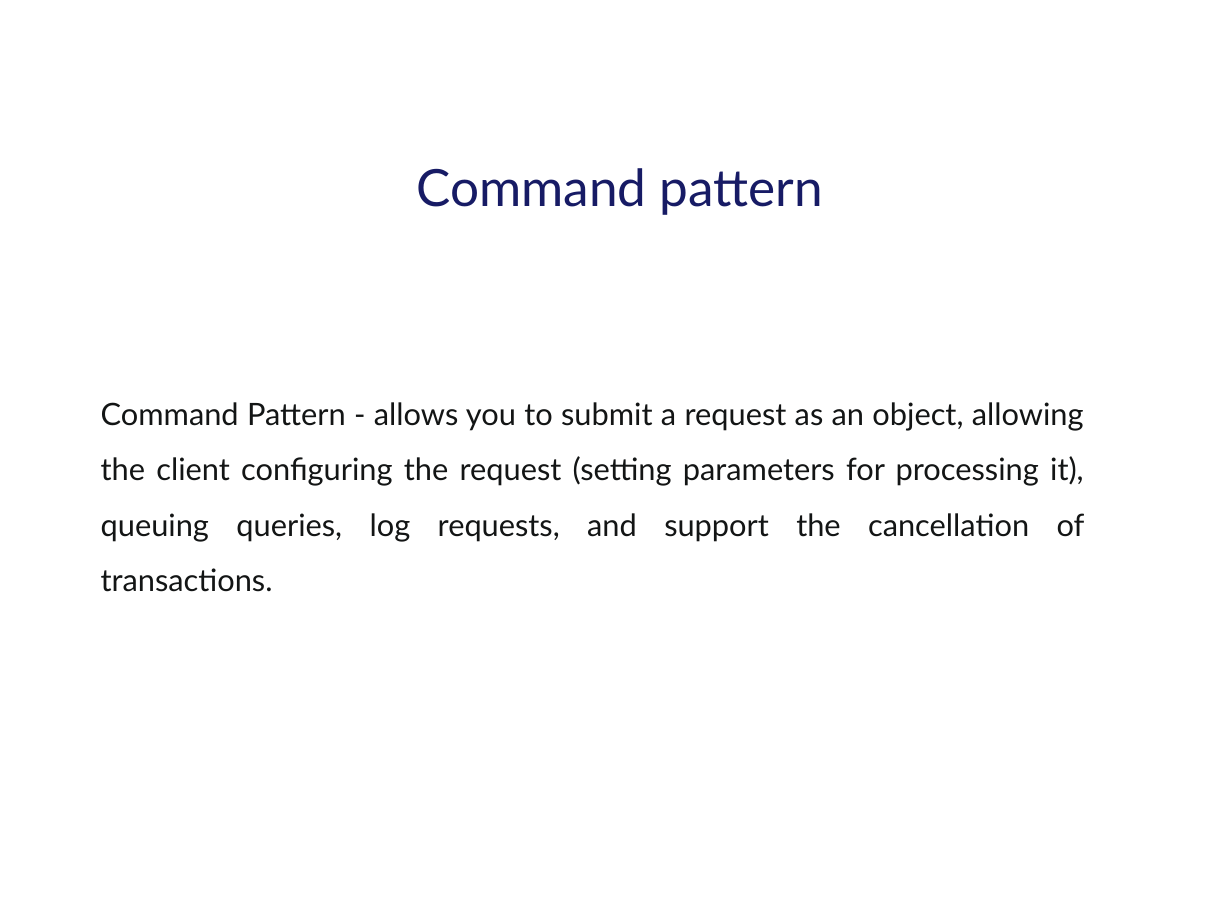
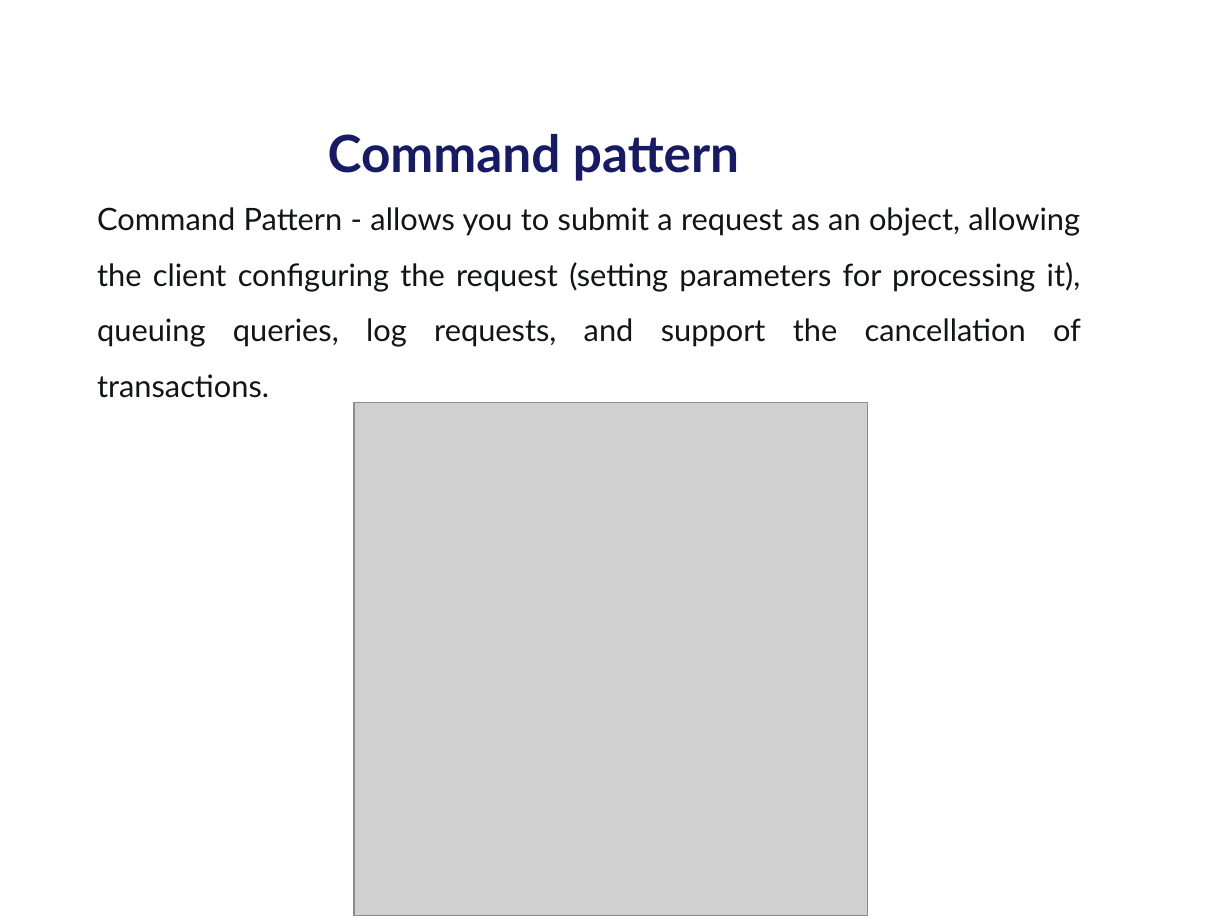
Before and after one commit to tarasiscom/Lv-273, a slide deck: slide 2 of education/Command and Visitor patterns.pptx. Drawn at 1232x924 pixels with LibreOffice and Linux fonts; fonts in the diff are those of the drawing; grey boxes stand for pictures; background and template pictures are left out. Boxes give left, top, right and bottom in pixels: in the first picture for what was removed or moved away, otherwise in the second. Text is boxed around its words. In the diff, an @@ line names an element or a change of style, - is before the commit and + after.

Commit message:
Command and Visitor patterns

```diff
--- a/education/Command and Visitor patterns.pptx
+++ b/education/Command and Visitor patterns.pptx
@@ subtitle "Command pattern": place and size @@
-subtitle "Command pattern" at <box>417,168,823,215</box>
+subtitle "Command pattern" at <box>328,134,739,181</box>
@@ subtitle "Command pattern" at <box>328,134,739,181</box>: bold on @@
@@ text "Command Pattern - allows you ...": place and size @@
-text "Command Pattern - allows you ..." at <box>101,402,1085,592</box>
+text "Command Pattern - allows you ..." at <box>97,207,1081,398</box>
@@ picture added at <box>354,403,867,917</box> @@
```
Also in this commit, not shown: 5 slides added, 6 slides removed.
